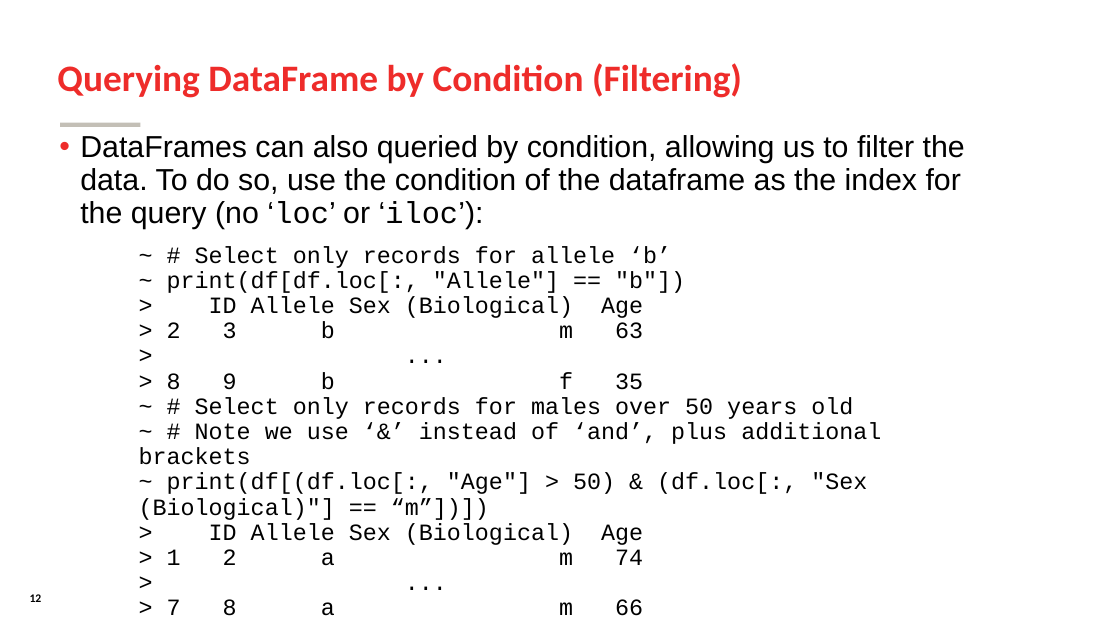
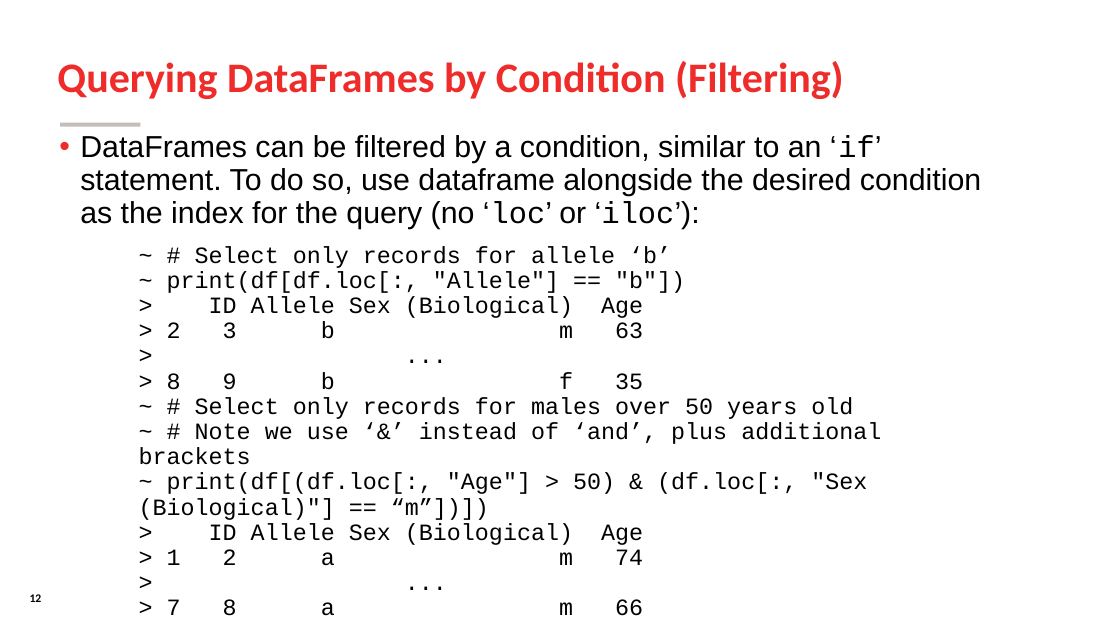
Before and after one commit to SomeoneInParticular/MDPR613_CourseMaterial, a slide deck: slide 12 of PythonCrashCourse/Unit2_DataManagement/Unit2_DataManagement.odp. Drawn at 1120x630 pixels with LibreOffice and Linux fonts; fonts in the diff are those of the drawing; background and template pictures are left out. Boxes give left, top, right and bottom in pixels: in the first picture for what was removed or moved away, otherwise in the second. Text is boxed around its words. In the diff, an @@ line names an element or a change of style, - is before the commit and + after.

```diff
--- a/PythonCrashCourse/Unit2_DataManagement/Unit2_DataManagement.odp
+++ b/PythonCrashCourse/Unit2_DataManagement/Unit2_DataManagement.odp
@@ title at [57, 61, 844, 99]: text changed; size 32 to 36 pt @@
-Querying DataFrame by Condition (Filtering)
+Querying DataFrames by Condition (Filtering)
@@ text at [80, 135, 981, 229]: text changed @@
-• DataFrames can also queried by condition, allowing us to filter the data. To do so, use the condition of the dataframe as the index for the query (no ‘loc’ or ‘iloc’):
+• DataFrames can be filtered by a condition, similar to an ‘if’ statement. To do so, use dataframe alongside the desired condition as the index for the query (no ‘loc’ or ‘iloc’):
```
Also in this commit, not shown: 19 other slides changed, 31 other files.
